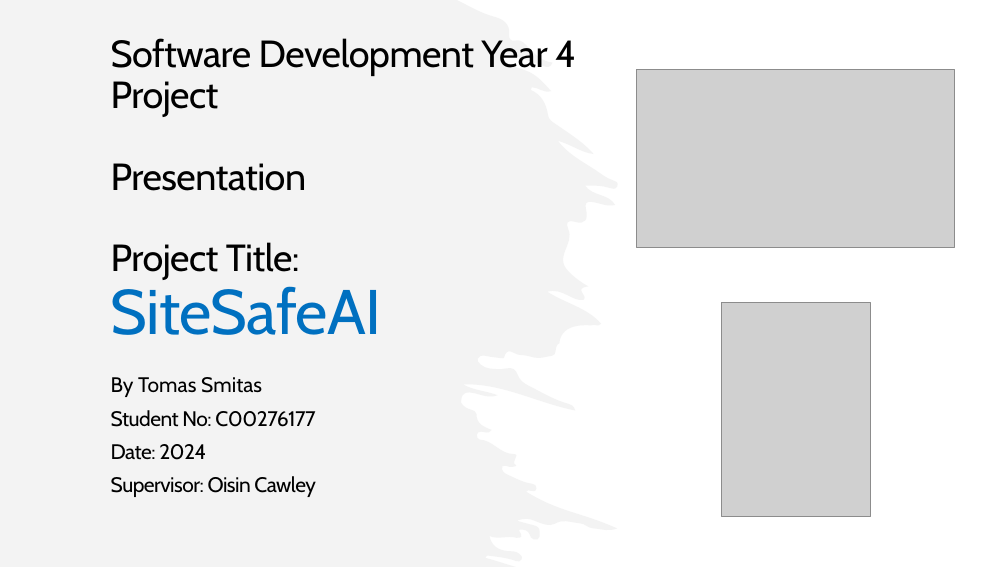
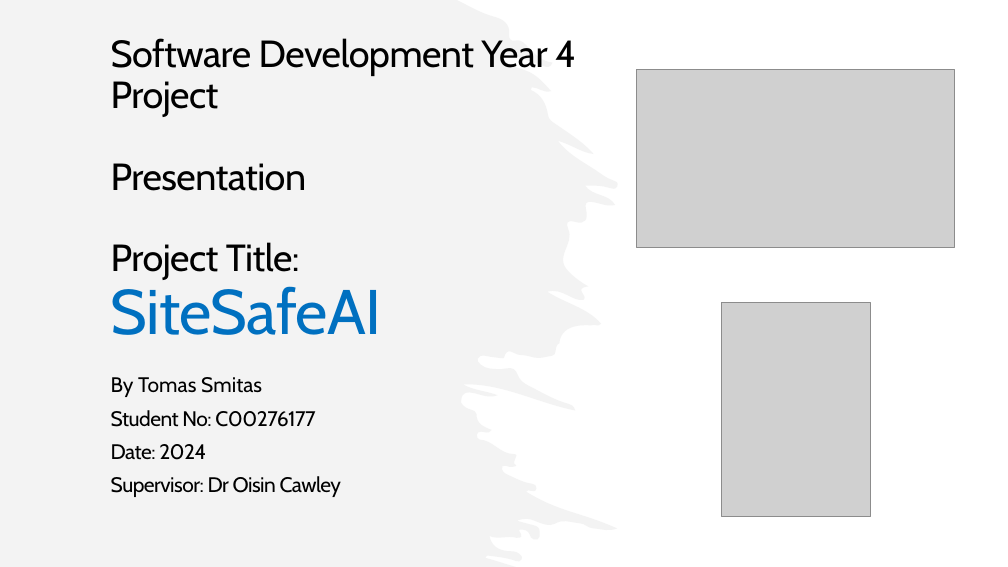
Before and after one commit to C00276177Tomas/SafeSiteAI, a slide deck: slide 1 of Presentation/SiteSafeAiPresentation.pptx. Drawn at 1008x567 pixels with LibreOffice and Linux fonts; fonts in the diff are those of the drawing; grey boxes stand for pictures. Boxes give left, top, right and bottom in pixels: in the first picture for what was removed or moved away, otherwise in the second. Text is boxed around its words. In the diff, an @@ line names an element or a change of style, - is before the commit and + after.

```diff
--- a/Presentation/SiteSafeAiPresentation.pptx
+++ b/Presentation/SiteSafeAiPresentation.pptx
@@ subtitle at [111,476,342,497]: text changed @@
-Supervisor: Oisin Cawley
+Supervisor: Dr Oisin Cawley
```
Also in this commit, not shown: 2 other slides changed, 5 slides added, 1 slide removed, 1 other file.
